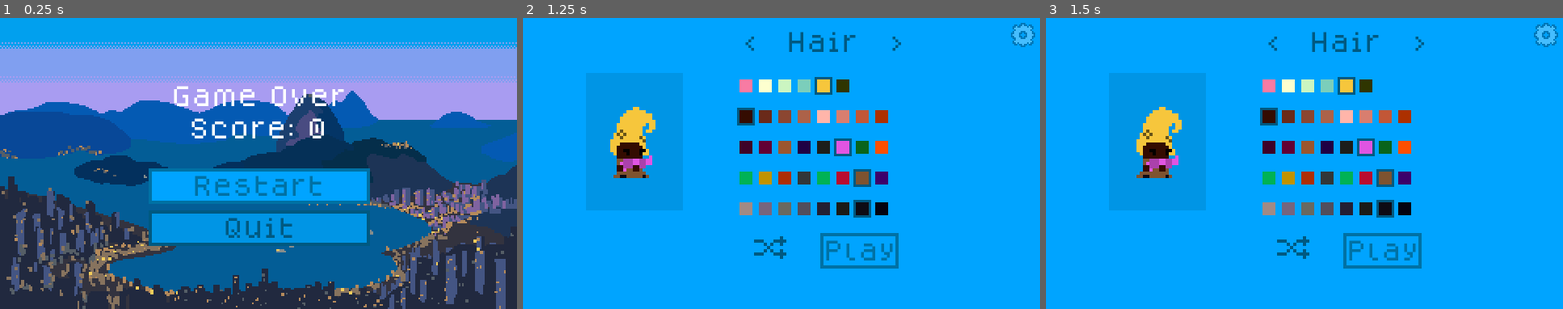
Above: before the commit, frames 1-3 (left to right).
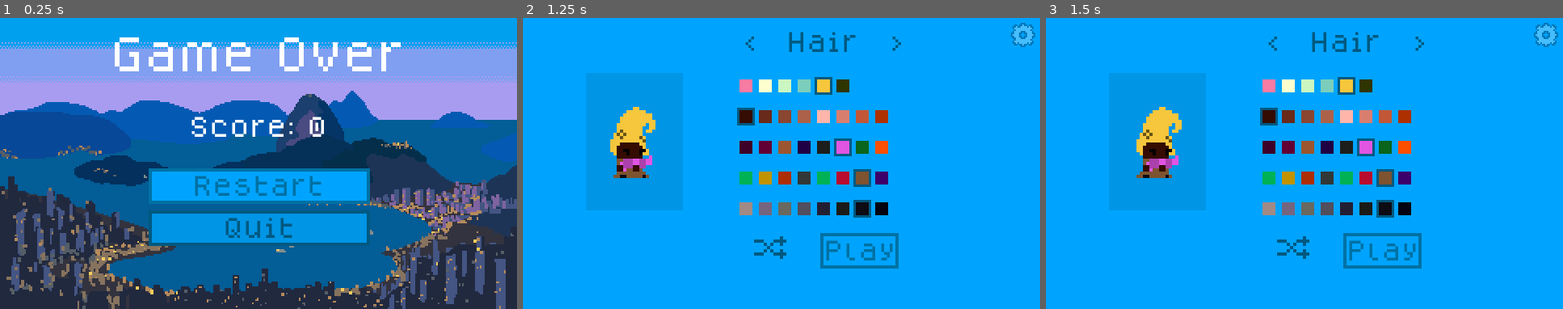
Above: after the commit, the same moments.

Repository: hamiltonromualdo/bring-ur-glam
Game: Godot game, scene res://src/UserInterface/GameOverScreen.tscn
Same seed, same stepped clock (60 frames per second), same inputs: the game is played once before the commit and once after it. This scene is started directly instead of the project's main scene. Sound files missing from this copy of the repository are replaced by a short silence.
Inputs:
- Up to frame 1 (0.25 s): no input
- Up to frame 2 (1.25 s): click "Restart" at 0.5 s
- Up to frame 3 (1.5 s): click "Play" at 1.25 s

The runs differ from the first frame. In frame 1, 3.1% of the frame differs, in the area x 22-78%, y 6-42%; in frame 2, nothing differs; in frame 3, nothing differs.

Commit message:
Making Game Over words bigger

Diff:
--- a/bring_ur_glam/src/UserInterface/GameOverScreen.tscn
+++ b/bring_ur_glam/src/UserInterface/GameOverScreen.tscn
@@ -1,11 +1,16 @@
-[gd_scene load_steps=7 format=2]
+[gd_scene load_steps=9 format=2]
 
 [ext_resource path="res://assets/bg/menu_rio.png" type="Texture" id=1]
 [ext_resource path="res://src/UserInterface/GameOverScreen.gd" type="Script" id=2]
 [ext_resource path="res://src/UserInterface/ChangeSceneButton.tscn" type="PackedScene" id=3]
 [ext_resource path="res://src/UserInterface/QuitButton.tscn" type="PackedScene" id=4]
 [ext_resource path="res://src/UserInterface/CustomizePlayer.tscn" type="PackedScene" id=5]
+[ext_resource path="res://assets/fonts/dogica/dogicapixel.ttf" type="DynamicFontData" id=6]
 [ext_resource path="res://assets/ui/flat_pixel_theme.tres" type="Theme" id=7]
+
+[sub_resource type="DynamicFont" id=1]
+size = 24
+font_data = ExtResource( 6 )
 
 [node name="GameOverScreen" type="Control"]
 anchor_right = 1.0
@@ -21,12 +26,12 @@
 texture = ExtResource( 1 )
 
 [node name="Title" type="Label" parent="."]
-anchor_left = 0.5
-anchor_right = 0.5
-margin_left = -57.0
-margin_top = 39.0
-margin_right = 57.0
-margin_bottom = 58.0
+anchor_top = 0.5
+anchor_right = 1.0
+anchor_bottom = 0.5
+margin_top = -78.0
+margin_bottom = -46.0
+custom_fonts/font = SubResource( 1 )
 text = "Game Over"
 align = 1
 __meta__ = {
@@ -37,9 +42,9 @@
 anchor_left = 0.5
 anchor_right = 0.5
 margin_left = -57.0
-margin_top = 59.0
+margin_top = 58.0
 margin_right = 57.0
-margin_bottom = 78.0
+margin_bottom = 77.0
 text = "Score: %d"
 align = 1
 __meta__ = {
